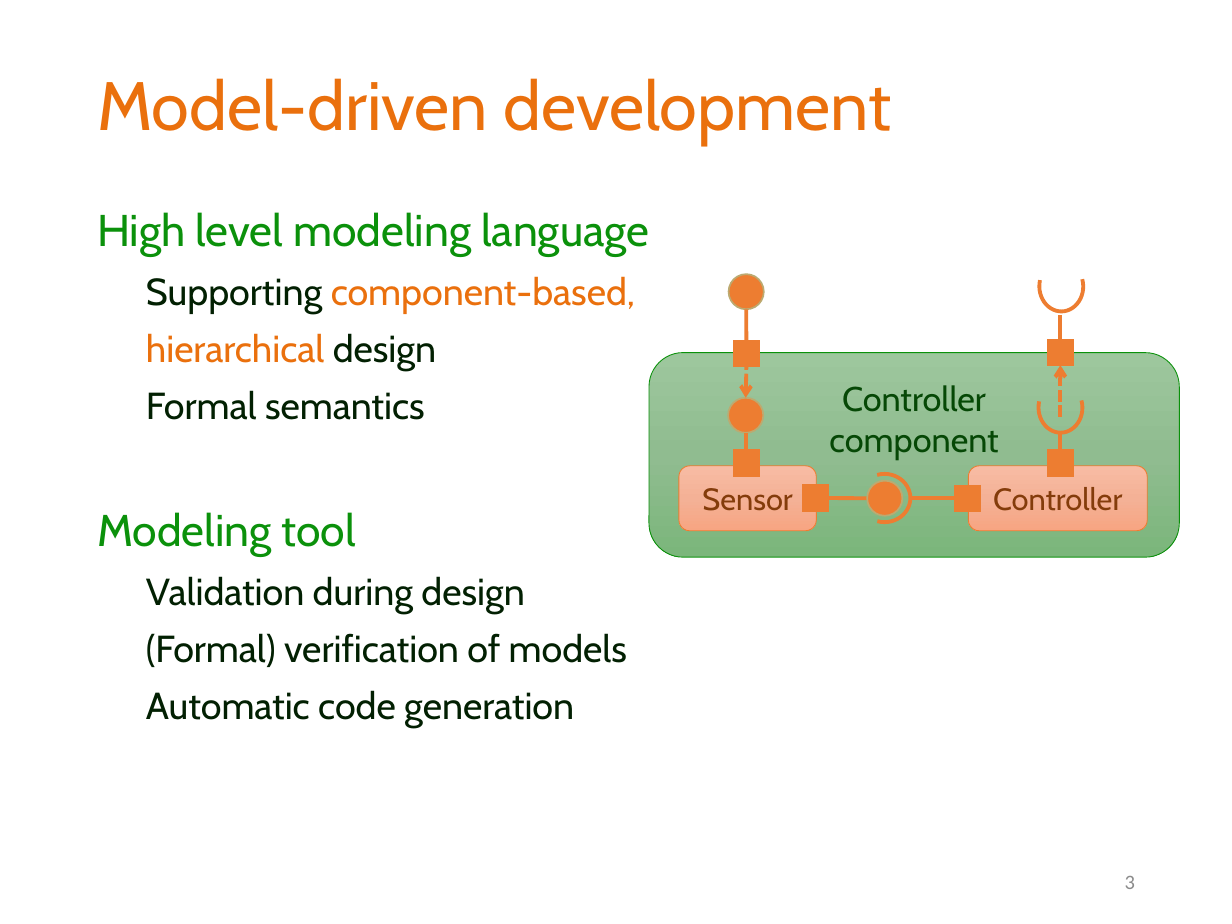
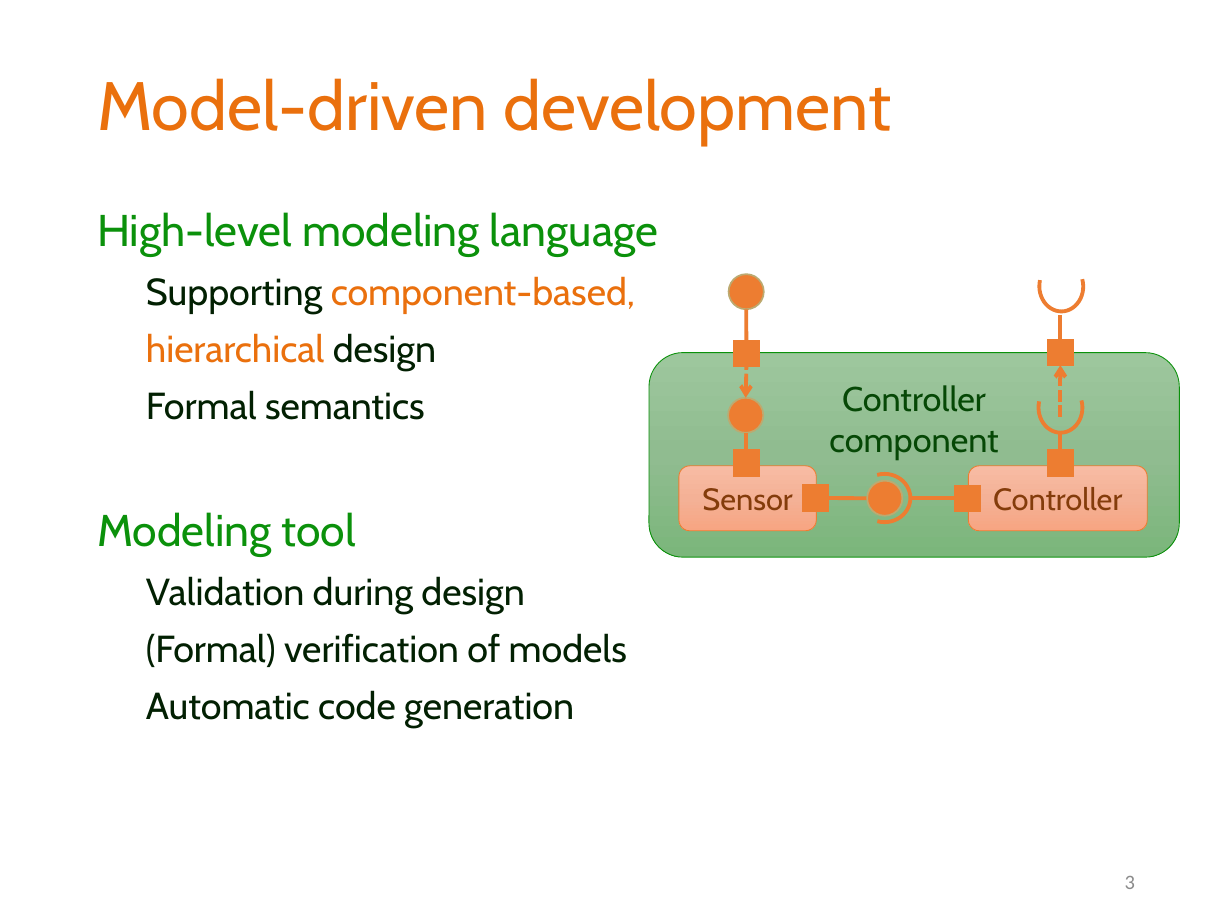
Before and after one commit to grbeni/minisymp2018, a slide deck: slide 3 of presentation/gb_mv_gamma.pptx. Drawn at 1232x924 pixels with LibreOffice and Linux fonts; fonts in the diff are those of the drawing; background and template pictures are left out. Boxes give left, top, right and bottom in pixels: in the first picture for what was removed or moved away, otherwise in the second. Text is boxed around its words. In the diff, an @@ line names an element or a change of style, - is before the commit and + after.

```diff
--- a/presentation/gb_mv_gamma.pptx
+++ b/presentation/gb_mv_gamma.pptx
@@ text at (97,212,658,257): text changed @@
-High level modeling language
+High-level modeling language
```
Also in this commit, not shown: 2 other slides changed, 1 slide removed.
